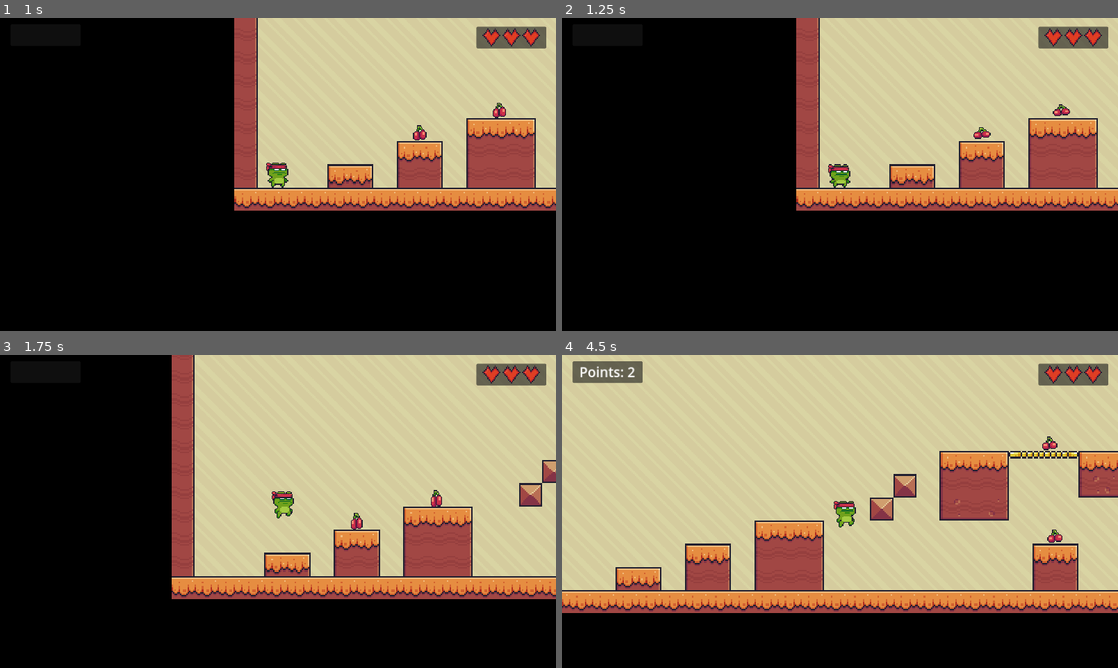
Above: before the commit, frames 1-4 (two rows, left to right).
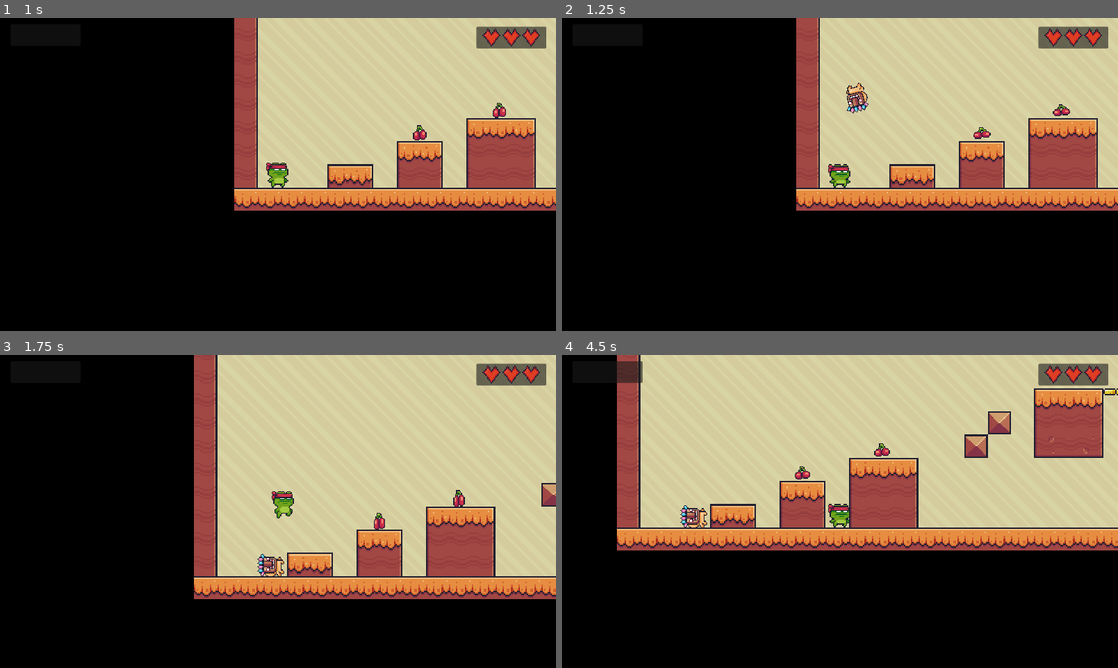
Above: after the commit, the same moments.

Repository: MichaelRMartinez/2d-platformer
Game: Godot game, scene res://scenes/main_menu.tscn
Two runs of this game, one before a commit and one after it. Both use one fixed random seed, a clock stepped at 60 frames per second and the inputs below.
Inputs:
- Up to frame 1 (1 s): click "Level 2" at 0.5 s
- Up to frame 2 (1.25 s): no input
- Up to frame 3 (1.75 s): hold D (right) from 1.28 s (still down); tap Space (jump) at 1.52 s
- Up to frame 4 (4.5 s): tap Space (jump) at 2.27, 3.77 s; release D (right) at 2.78 s; hold A (left) 2.78-3.53 s; hold D (right) from 3.53 s (still down)

Frame 1 is identical in both runs. In frame 2, 0.3% of the frame differs, in the area x 51-56%, y 20-31%; in frame 3, 12%; in frame 4, 47%, in the area x 0-100%, y 0-83%.

Commit message:
Create enemy scene

Diff:
--- /dev/null
+++ b/scenes/enemy.tscn
@@ -0,0 +1,104 @@
+[gd_scene load_steps=15 format=3 uid="uid://xup1w4suio0s"]
+
+[ext_resource type="Texture2D" uid="uid://bsx2r8amrt8ve" path="res://assets/images/enemy/Idle (32x32).png" id="1_bd84y"]
+
+[sub_resource type="AtlasTexture" id="AtlasTexture_5ug5t"]
+atlas = ExtResource("1_bd84y")
+region = Rect2(0, 0, 32, 32)
+
+[sub_resource type="AtlasTexture" id="AtlasTexture_qhoiv"]
+atlas = ExtResource("1_bd84y")
+region = Rect2(32, 0, 32, 32)
+
+[sub_resource type="AtlasTexture" id="AtlasTexture_csulp"]
+atlas = ExtResource("1_bd84y")
+region = Rect2(64, 0, 32, 32)
+
+[sub_resource type="AtlasTexture" id="AtlasTexture_xb76f"]
+atlas = ExtResource("1_bd84y")
+region = Rect2(96, 0, 32, 32)
+
+[sub_resource type="AtlasTexture" id="AtlasTexture_6jdr7"]
+atlas = ExtResource("1_bd84y")
+region = Rect2(128, 0, 32, 32)
+
+[sub_resource type="AtlasTexture" id="AtlasTexture_iwfm5"]
+atlas = ExtResource("1_bd84y")
+region = Rect2(160, 0, 32, 32)
+
+[sub_resource type="AtlasTexture" id="AtlasTexture_j56ga"]
+atlas = ExtResource("1_bd84y")
+region = Rect2(192, 0, 32, 32)
+
+[sub_resource type="AtlasTexture" id="AtlasTexture_230it"]
+atlas = ExtResource("1_bd84y")
+region = Rect2(224, 0, 32, 32)
+
+[sub_resource type="AtlasTexture" id="AtlasTexture_nvp3o"]
+atlas = ExtResource("1_bd84y")
+region = Rect2(256, 0, 32, 32)
+
+[sub_resource type="AtlasTexture" id="AtlasTexture_h4unl"]
+atlas = ExtResource("1_bd84y")
+region = Rect2(288, 0, 32, 32)
+
+[sub_resource type="AtlasTexture" id="AtlasTexture_ljd05"]
+atlas = ExtResource("1_bd84y")
+region = Rect2(320, 0, 32, 32)
+
+[sub_resource type="SpriteFrames" id="SpriteFrames_gtvvy"]
+animations = [{
+"frames": [{
+"duration": 1.0,
+"texture": SubResource("AtlasTexture_5ug5t")
+}, {
+"duration": 1.0,
+"texture": SubResource("AtlasTexture_qhoiv")
+}, {
+"duration": 1.0,
+"texture": SubResource("AtlasTexture_csulp")
+}, {
+"duration": 1.0,
+"texture": SubResource("AtlasTexture_xb76f")
+}, {
+"duration": 1.0,
+"texture": SubResource("AtlasTexture_6jdr7")
+}, {
+"duration": 1.0,
+"texture": SubResource("AtlasTexture_iwfm5")
+}, {
+"duration": 1.0,
+"texture": SubResource("AtlasTexture_j56ga")
+}, {
+"duration": 1.0,
+"texture": SubResource("AtlasTexture_230it")
+}, {
+"duration": 1.0,
+"texture": SubResource("AtlasTexture_nvp3o")
+}, {
+"duration": 1.0,
+"texture": SubResource("AtlasTexture_h4unl")
+}, {
+"duration": 1.0,
+"texture": SubResource("AtlasTexture_ljd05")
+}],
+"loop": true,
+"name": &"default",
+"speed": 20.0
+}]
+
+[sub_resource type="RectangleShape2D" id="RectangleShape2D_af8j0"]
+size = Vector2(39, 47)
+
+[node name="Enemy" type="RigidBody2D"]
+
+[node name="AnimatedSprite2D" type="AnimatedSprite2D" parent="."]
+texture_filter = 1
+scale = Vector2(2, 2)
+sprite_frames = SubResource("SpriteFrames_gtvvy")
+autoplay = "default"
+frame_progress = 0.771202
+
+[node name="CollisionShape2D" type="CollisionShape2D" parent="."]
+position = Vector2(1.5, 7.5)
+shape = SubResource("RectangleShape2D_af8j0")
--- a/scenes/level2.tscn
+++ b/scenes/level2.tscn
@@ -7,6 +7,7 @@
 [ext_resource type="PackedScene" uid="uid://l8q1k2hj07ht" path="res://scenes/player.tscn" id="5_ni13l"]
 [ext_resource type="PackedScene" uid="uid://ymhjprdy2g8v" path="res://scenes/main_menu.tscn" id="5_v66pg"]
 [ext_resource type="PackedScene" uid="uid://du5klkcqc6c77" path="res://scenes/collectable.tscn" id="6_5gj17"]
+[ext_resource type="Texture2D" uid="uid://bsx2r8amrt8ve" path="res://assets/images/enemy/Idle (32x32).png" id="7_crebw"]
 [ext_resource type="Texture2D" uid="uid://b2dukta3ykie5" path="res://assets/images/heart.png" id="8_7iqem"]
 
 [sub_resource type="TileSetAtlasSource" id="TileSetAtlasSource_2igmm"]
@@ -185,6 +186,94 @@
 physics_layer_0/collision_layer = 1
 sources/0 = SubResource("TileSetAtlasSource_2igmm")
 
+[sub_resource type="AtlasTexture" id="AtlasTexture_5ug5t"]
+atlas = ExtResource("7_crebw")
+region = Rect2(0, 0, 32, 32)
+
+[sub_resource type="AtlasTexture" id="AtlasTexture_qhoiv"]
+atlas = ExtResource("7_crebw")
+region = Rect2(32, 0, 32, 32)
+
+[sub_resource type="AtlasTexture" id="AtlasTexture_csulp"]
+atlas = ExtResource("7_crebw")
+region = Rect2(64, 0, 32, 32)
+
+[sub_resource type="AtlasTexture" id="AtlasTexture_xb76f"]
+atlas = ExtResource("7_crebw")
+region = Rect2(96, 0, 32, 32)
+
+[sub_resource type="AtlasTexture" id="AtlasTexture_6jdr7"]
+atlas = ExtResource("7_crebw")
+region = Rect2(128, 0, 32, 32)
+
+[sub_resource type="AtlasTexture" id="AtlasTexture_iwfm5"]
+atlas = ExtResource("7_crebw")
+region = Rect2(160, 0, 32, 32)
+
+[sub_resource type="AtlasTexture" id="AtlasTexture_j56ga"]
+atlas = ExtResource("7_crebw")
+region = Rect2(192, 0, 32, 32)
+
+[sub_resource type="AtlasTexture" id="AtlasTexture_230it"]
+atlas = ExtResource("7_crebw")
+region = Rect2(224, 0, 32, 32)
+
+[sub_resource type="AtlasTexture" id="AtlasTexture_nvp3o"]
+atlas = ExtResource("7_crebw")
+region = Rect2(256, 0, 32, 32)
+
+[sub_resource type="AtlasTexture" id="AtlasTexture_h4unl"]
+atlas = ExtResource("7_crebw")
+region = Rect2(288, 0, 32, 32)
+
+[sub_resource type="AtlasTexture" id="AtlasTexture_ljd05"]
+atlas = ExtResource("7_crebw")
+region = Rect2(320, 0, 32, 32)
+
+[sub_resource type="SpriteFrames" id="SpriteFrames_gtvvy"]
+animations = [{
+"frames": [{
+"duration": 1.0,
+"texture": SubResource("AtlasTexture_5ug5t")
+}, {
+"duration": 1.0,
+"texture": SubResource("AtlasTexture_qhoiv")
+}, {
+"duration": 1.0,
+"texture": SubResource("AtlasTexture_csulp")
+}, {
+"duration": 1.0,
+"texture": SubResource("AtlasTexture_xb76f")
+}, {
+"duration": 1.0,
+"texture": SubResource("AtlasTexture_6jdr7")
+}, {
+"duration": 1.0,
+"texture": SubResource("AtlasTexture_iwfm5")
+}, {
+"duration": 1.0,
+"texture": SubResource("AtlasTexture_j56ga")
+}, {
+"duration": 1.0,
+"texture": SubResource("AtlasTexture_230it")
+}, {
+"duration": 1.0,
+"texture": SubResource("AtlasTexture_nvp3o")
+}, {
+"duration": 1.0,
+"texture": SubResource("AtlasTexture_h4unl")
+}, {
+"duration": 1.0,
+"texture": SubResource("AtlasTexture_ljd05")
+}],
+"loop": true,
+"name": &"default",
+"speed": 20.0
+}]
+
+[sub_resource type="RectangleShape2D" id="RectangleShape2D_af8j0"]
+size = Vector2(39, 48)
+
 [node name="Level1" type="Node"]
 
 [node name="GameManager" type="Node" parent="."]
@@ -217,6 +306,19 @@
 position = Vector2(1, 5)
 position_smoothing_enabled = true
 position_smoothing_speed = 20.0
+
+[node name="RigidBody2D" type="RigidBody2D" parent="SceneObjects"]
+
+[node name="AnimatedSprite2D" type="AnimatedSprite2D" parent="SceneObjects/RigidBody2D"]
+texture_filter = 1
+scale = Vector2(2, 2)
+sprite_frames = SubResource("SpriteFrames_gtvvy")
+autoplay = "default"
+frame_progress = 0.997157
+
+[node name="CollisionShape2D" type="CollisionShape2D" parent="SceneObjects/RigidBody2D"]
+position = Vector2(1.5, 8)
+shape = SubResource("RectangleShape2D_af8j0")
 
 [node name="CollectablesGroup" type="Node" parent="."]
 
Not shown: 1 places in scenes/level2.tscn that only renumber resources
